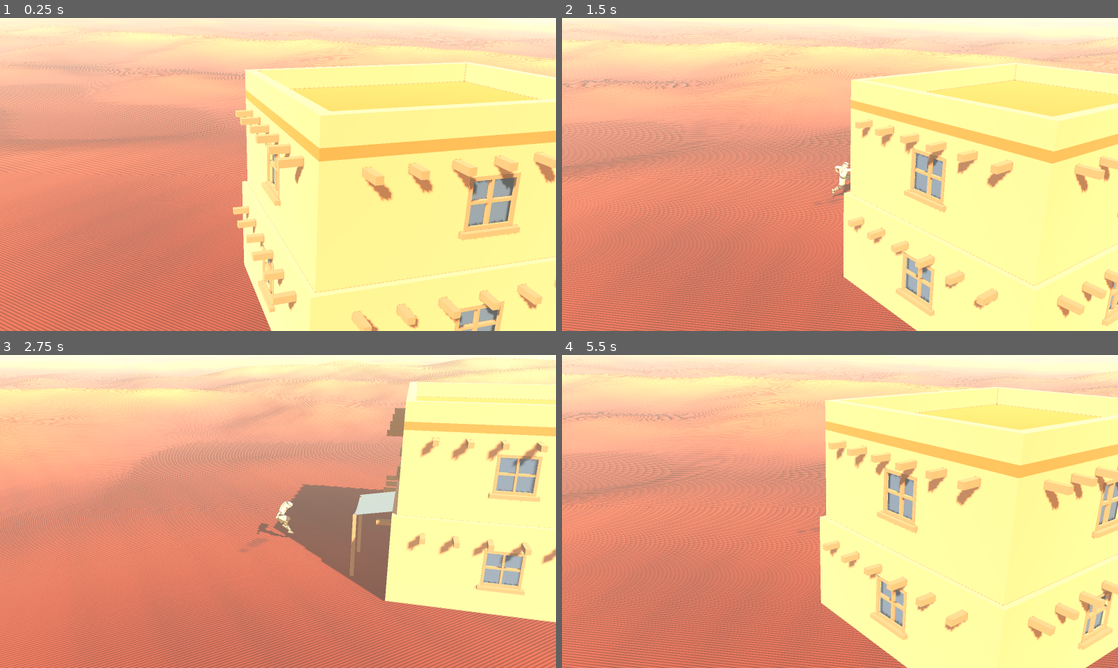
Above: before the commit, frames 1-4 (two rows, left to right).
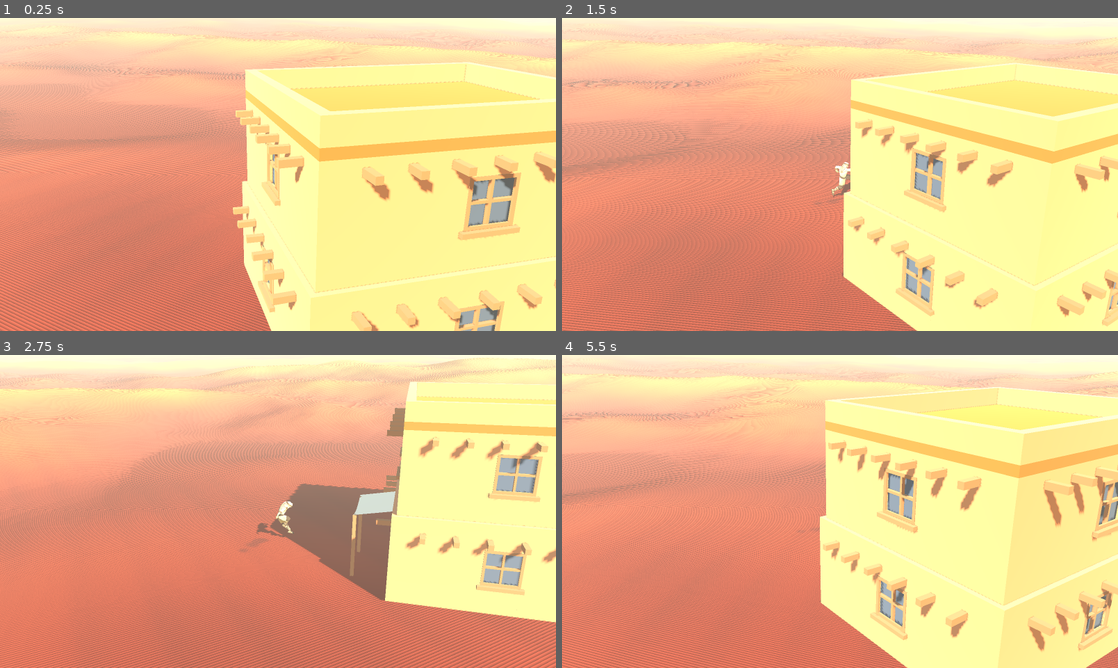
Above: after the commit, the same moments.

Repository: jmelvin92/shaiba
Game: Godot game, scene res://scenes/world/world.tscn
Two runs of this game, one before a commit and one after it. Both use one fixed random seed, a clock stepped at 60 frames per second and the inputs below.
Inputs (mouse positions are in pixels of both pictures, inside the frame that each line leads up to):
- Up to frame 1 (0.25 s): no input
- Up to frame 2 (1.5 s): move the mouse to (962, 158) at 0.52 s; hold D (move_right) 0.53-1.25 s; tap Space (jump) at 0.6, 0.77, 1.07 s; click (962, 158) at 0.67 s; drag from (728, 190) to (812, 237) at 1.27 s
- Up to frame 3 (2.75 s): move the mouse to (333, 442) at 2.02 s; hold D (move_right) from 2.03 s (still down); hold Mouse wheel up (camera_zoom_in) from 2.03 s (still down); tap Space (jump) at 2.3 s
- Up to frame 4 (5.5 s): release D (move_right) at 2.75 s; release Mouse wheel up (camera_zoom_in) at 2.75 s; drag from (812, 574) to (673, 464) at 2.77 s; move the mouse to (1006, 558) at 3.52 s; hold A (move_left) 3.53-4.25 s; hold Ctrl (crouch) 3.53-4.25 s; tap Space (jump) at 3.77, 3.8, 4.07, 5.3 s; drag from (673, 464) to (756, 433) at 4.27 s; move the mouse to (867, 511) at 5.02 s; hold [ (debug_time_back) from 5.03 s (still down); hold Shift (sprint) from 5.03 s (still down); click (867, 511) at 5.17 s

The runs differ from the first frame. In frame 1, 16% of the frame differs, in the area x 0-100%, y 4-100%; in frame 2, 10%; in frame 3, 19%, in the area x 0-100%, y 0-100%; in frame 4, 14%.

Commit message:
Add the day-night cycle: sun arc, sky/fog keyframes, moon, darkness ladder
Co-Authored-By: Claude Fable 5 <noreply@anthropic.com>

Diff:
--- /dev/null
+++ b/scenes/world/desert_environment.gd
@@ -0,0 +1,196 @@
+class_name DesertEnvironment
+extends Node3D
+## Drives the day-night cycle: samples `Game.time_of_day` each frame and sets
+## the Sun's arc/color/energy, the Moon, the four ProceduralSkyMaterial colors
+## and the fog color from a keyframed lighting table (Phase 6.5 piece 2).
+##
+## Two contracts hold at every hour:
+## - 16:00 reproduces the pre-cycle committed golden-hour light *exactly* —
+##   the sun arc is calibrated backward from that anchor (CAL_*), and the
+##   16:00 keyframe stores those committed values verbatim.
+## - `fog_light_color` equals the sky horizon color, so the far dunes melt
+##   into the haze at night exactly as they do by day (the Phase 4 horizon
+##   contract — the streaming edge must never become visible).
+##
+## Ambient needs nothing here: the Environment's ambient source is the sky
+## background, so darkening the sky darkens the world by itself.
+## `tools/verify_cycle.gd` is the executable gate for all of it.
+
+## One keyframe of the lighting day: sky top/horizon, sun color and energy.
+class LightKey:
+	var hour: float
+	var top: Color
+	var horizon: Color
+	var sun: Color
+	var energy: float
+
+	func _init(h: float, t: Color, hz: Color, s: Color, e: float) -> void:
+		hour = h
+		top = t
+		horizon = hz
+		sun = s
+		energy = e
+
+
+## The committed pre-cycle light, reproduced exactly at CAL_HOUR: sun pitched
+## 40° down at yaw 30°, #FFE9C4 at energy 1.2, under today's sky colors.
+const CAL_HOUR: float = 16.0
+const CAL_ELEVATION_DEG: float = 40.0
+const CAL_YAW_DEG: float = -30.0
+const CAL_SUN_COLOR: Color = Color("FFE9C4")
+const CAL_SUN_ENERGY: float = 1.2
+
+const DAY_TOP: Color = Color("8FB8C9")
+const DAY_HORIZON: Color = Color("FFEFD6")
+## The sky material's ground hemisphere at full daylight (today's committed
+## value); it dims with the horizon's luminance through the night.
+const DAY_GROUND_BOTTOM: Color = Color("C4914E")
+
+## Night sky anchors — `night_darkness` blends the whole night between them.
+const MOONLIT_TOP: Color = Color("34455E")
+const MOONLIT_HORIZON: Color = Color("4A5E7A")
+const DARK_TOP: Color = Color("101828")
+const DARK_HORIZON: Color = Color("1F2B44")
+const MOONLIT_MOON_ENERGY: float = 0.32
+const DARK_MOON_ENERGY: float = 0.06
+
+## The sun sweeps this much yaw between sunrise and sunset.
+const SUN_YAW_SPAN_DEG: float = 180.0
+const MOON_MAX_ELEVATION_DEG: float = 50.0
+const MOON_YAW_RISE_DEG: float = -100.0
+const MOON_YAW_SPAN_DEG: float = 160.0
+## The moon fades in/out over this many game hours at the night's edges.
+const MOON_FADE_HOURS: float = 1.0
+
+## Skip re-applying when time moved less than this (game hours): sky radiance
+## regenerates on every material change, and at normal speed 0.002 h is a
+## refresh every ~0.12 real seconds — far below a visible color step.
+const APPLY_EPSILON: float = 0.002
+
+## 0 = bright moonlit night, 1 = properly dark. Joshua picks from the ladder.
+@export_range(0.0, 1.0, 0.01) var night_darkness: float = 0.35:
+	set(value):
+		night_darkness = clampf(value, 0.0, 1.0)
+		_rebuild_keys()
+		_apply_now()
+
+@onready var _sun: DirectionalLight3D = $Sun
+@onready var _moon: DirectionalLight3D = $Moon
+@onready var _environment: Environment = ($WorldEnvironment as WorldEnvironment).environment
+@onready var _sky: ProceduralSkyMaterial = _environment.sky.sky_material as ProceduralSkyMaterial
+
+## The Game autoload, fetched the guarded way so the scene stays standalone-
+## safe (F6, --script tools). Without it the cycle holds the 16:00 look.
+@onready var _game: Node = get_node_or_null(^"/root/Game")
+
+var _keys: Array[LightKey] = []
+var _applied_hour: float = -1.0
+## Solved in _ready so that the arc passes through CAL_ELEVATION at CAL_HOUR.
+var _max_elevation_deg: float = 0.0
+var _sunrise: float = 5.75
+var _sunset: float = 18.5
+
+
+func _ready() -> void:
+	if _game != null:
+		_sunrise = _game.SUNRISE_HOUR
+		_sunset = _game.SUNSET_HOUR
+	var cal_u: float = (CAL_HOUR - _sunrise) / (_sunset - _sunrise)
+	_max_elevation_deg = CAL_ELEVATION_DEG / sin(PI * cal_u)
+	_rebuild_keys()
+	_apply_now()
+
+
+func _physics_process(_delta: float) -> void:
+	var hour: float = CAL_HOUR if _game == null else _game.time_of_day
+	if absf(hour - _applied_hour) < APPLY_EPSILON:
+		return
+	apply_time(hour)
+
+
+## Sets every light/sky/fog property for [param hour]. Public so tools
+## (ladders, verify) can drive the cycle without a clock.
+func apply_time(hour: float) -> void:
+	var h: float = fposmod(hour, 24.0)
+	_applied_hour = h
+	var key: LightKey = _blend_keys(h)
+
+	_sky.sky_top_color = key.top
+	_sky.sky_horizon_color = key.horizon
+	_sky.ground_horizon_color = key.horizon
+	var ground_dim: float = clampf(
+		key.horizon.get_luminance() / DAY_HORIZON.get_luminance(), 0.05, 1.0)
+	_sky.ground_bottom_color = DAY_GROUND_BOTTOM * Color(ground_dim, ground_dim, ground_dim)
+	_environment.fog_light_color = key.horizon
+
+	var day_u: float = (h - _sunrise) / (_sunset - _sunrise)
+	_sun.rotation_degrees = Vector3(
+		-_max_elevation_deg * sin(PI * clampf(day_u, 0.0, 1.0)),
+		CAL_YAW_DEG + (clampf(day_u, 0.0, 1.0) - (CAL_HOUR - _sunrise) / (_sunset - _sunrise))
+			* SUN_YAW_SPAN_DEG,
+		0.0)
+	_sun.light_color = key.sun
+	var below_horizon: bool = day_u < 0.0 or day_u > 1.0
+	_sun.light_energy = 0.0 if below_horizon else key.energy
+	_sun.visible = _sun.light_energy > 0.001
+
+	_apply_moon(h)
+
+
+func _apply_moon(h: float) -> void:
+	var night_length: float = 24.0 - (_sunset - _sunrise)
+	var night_u: float = fposmod(h - _sunset, 24.0) / night_length
+	if night_u < 0.0 or night_u > 1.0:
+		_moon.light_energy = 0.0
+		_moon.visible = false
+		return
+	_moon.rotation_degrees = Vector3(
+		-MOON_MAX_ELEVATION_DEG * sin(PI * night_u),
+		MOON_YAW_RISE_DEG + night_u * MOON_YAW_SPAN_DEG,
+		0.0)
+	var fade: float = clampf(
+		minf(night_u, 1.0 - night_u) * night_length / MOON_FADE_HOURS, 0.0, 1.0)
+	_moon.light_energy = lerpf(MOONLIT_MOON_ENERGY, DARK_MOON_ENERGY, night_darkness) * fade
+	_moon.visible = _moon.light_energy > 0.001
+
+
+## Linear blend between the two keyframes bracketing [param h], wrapping
+## midnight (the 19:30 → 04:45 stretch is constant night by construction).
+func _blend_keys(h: float) -> LightKey:
+	var count: int = _keys.size()
+	var next_i: int = 0
+	while next_i < count and _keys[next_i].hour < h:
+		next_i += 1
+	var prev: LightKey = _keys[(next_i - 1 + count) % count]
+	var next: LightKey = _keys[next_i % count]
+	var span: float = fposmod(next.hour - prev.hour, 24.0)
+	var t: float = 0.0 if span == 0.0 else fposmod(h - prev.hour, 24.0) / span
+	return LightKey.new(
+		h,
+		prev.top.lerp(next.top, t),
+		prev.horizon.lerp(next.horizon, t),
+		prev.sun.lerp(next.sun, t),
+		lerpf(prev.energy, next.energy, t))
+
+
+func _rebuild_keys() -> void:
+	var night_top: Color = MOONLIT_TOP.lerp(DARK_TOP, night_darkness)
+	var night_horizon: Color = MOONLIT_HORIZON.lerp(DARK_HORIZON, night_darkness)
+	_keys = [
+		LightKey.new(4.75, night_top, night_horizon, Color("FFB36B"), 0.0),
+		LightKey.new(5.75, Color("5A7192"), Color("E8A06A"), Color("FFB36B"), 0.0),
+		LightKey.new(6.5, Color("7FA6BC"), Color("FFE3BC"), Color("FFDCA8"), 1.05),
+		LightKey.new(12.0, DAY_TOP, DAY_HORIZON, Color("FFF3DC"), 1.3),
+		LightKey.new(CAL_HOUR, DAY_TOP, DAY_HORIZON, CAL_SUN_COLOR, CAL_SUN_ENERGY),
+		LightKey.new(17.5, Color("86A3BE"), Color("FFDCAB"), Color("FFCE96"), 1.1),
+		LightKey.new(18.5, Color("5C6E96"), Color("F0975C"), Color("FF9E63"), 0.0),
+		LightKey.new(19.5, night_top, night_horizon, Color("FF9E63"), 0.0),
+	]
+
+
+func _apply_now() -> void:
+	if not is_node_ready():
+		return
+	var hour: float = _applied_hour if _applied_hour >= 0.0 else CAL_HOUR
+	_applied_hour = -1.0
+	apply_time(hour)
--- a/scenes/world/desert_environment.tscn
+++ b/scenes/world/desert_environment.tscn
@@ -1,4 +1,6 @@
-[gd_scene load_steps=4 format=3]
+[gd_scene load_steps=5 format=3]
+
+[ext_resource type="Script" path="res://scenes/world/desert_environment.gd" id="1_denv"]
 
 [sub_resource type="ProceduralSkyMaterial" id="ProceduralSkyMaterial_sky"]
 sky_top_color = Color(0.560784, 0.721569, 0.788235, 1)
@@ -20,6 +22,7 @@
 fog_sky_affect = 0.0
 
 [node name="DesertEnvironment" type="Node3D"]
+script = ExtResource("1_denv")
 
 [node name="WorldEnvironment" type="WorldEnvironment" parent="."]
 environment = SubResource("Environment_env")
@@ -30,3 +33,11 @@
 light_energy = 1.2
 shadow_enabled = true
 directional_shadow_max_distance = 130.0
+
+[node name="Moon" type="DirectionalLight3D" parent="."]
+transform = Transform3D(1, 0, 0, 0, 0.707107, 0.707107, 0, -0.707107, 0.707107, 0, 12, 0)
+visible = false
+light_color = Color(0.74902, 0.823529, 0.909804, 1)
+light_energy = 0.0
+shadow_enabled = true
+directional_shadow_max_distance = 130.0
--- /dev/null
+++ b/tools/shoot_daynight.gd
@@ -0,0 +1,145 @@
+extends SceneTree
+## Day-night ladder shots for Joshua (Phase 6.5 piece 2): one streamed world,
+## two vantages (open dunes, the homestead), photographed through the day and
+## at four night_darkness rungs so the night's character is picked from real
+## frames, not descriptions.
+##
+## A clock node named "Game" is injected before the level loads (autoloads
+## don't run under --script), frozen, and stepped per shot — the environment
+## follows it exactly as it follows the real autoload in the game.
+##
+## Run windowed (macOS stops drawing occluded windows — keep re-focusing):
+##   Godot --path . --script res://tools/shoot_daynight.gd -- <outdir>
+
+## label -> hour. The day sweep runs at DEFAULT_DARKNESS.
+const DAY_SWEEP: Dictionary = {
+	"0545_sunrise": 5.75,
+	"0630_dawn": 6.4,
+	"0800_morning": 8.0,
+	"1200_noon": 12.0,
+	"1600_golden": 16.0,
+	"1745_dusk": 17.75,
+	"1825_sunset": 18.4,
+	"1915_nightfall": 19.25,
+}
+const NIGHT_HOUR: float = 23.0
+const DARKNESS_RUNGS: Array[float] = [0.0, 0.35, 0.65, 1.0]
+const DEFAULT_DARKNESS: float = 0.35
+
+const LOAD_RADIUS: int = 5
+const SEARCH_EXTENT: float = 400.0
+const SEARCH_STEP: float = 8.0
+## Frames to let the sky/shadows settle after a time jump before capturing.
+const SETTLE_FRAMES: int = 20
+
+var _outdir: String = ""
+var _clock: Node = null
+var _level: Node3D = null
+var _env: DesertEnvironment = null
+var _player: Player = null
+var _manager: ChunkManager = null
+
+
+func _init() -> void:
+	process_frame.connect(_start)
+
+
+func _start() -> void:
+	process_frame.disconnect(_start)
+	await _run()
+	quit(0)
+
+
+func _run() -> void:
+	var args: PackedStringArray = OS.get_cmdline_user_args()
+	if args.is_empty():
+		push_error("usage: -- <outdir>")
+		return
+	_outdir = args[0]
+	DirAccess.make_dir_recursive_absolute(_outdir)
+
+	# The Game autoload DOES run under --script (verified 2026-08-15 —
+	# shoot_desert_look's older comment predates this); injecting a second
+	# node named "Game" gets auto-renamed and the environment keeps
+	# listening to the real one. Use the autoload when present.
+	_clock = root.get_node_or_null(^"/root/Game")
+	if _clock == null:
+		_clock = (load("res://autoload/game.gd") as GDScript).new()
+		_clock.name = "Game"
+		root.add_child(_clock)
+	_clock.time_paused = true
+
+	_level = (load("res://scenes/world/world.tscn") as PackedScene).instantiate() as Node3D
+	_manager = _level.find_child("ChunkManager", true, false) as ChunkManager
+	_manager.load_radius = LOAD_RADIUS
+	_manager.unload_radius = LOAD_RADIUS + 1
+	root.add_child(_level)
+	await physics_frame
+	_env = _level.find_child("DesertEnvironment", true, false) as DesertEnvironment
+	_env.night_darkness = DEFAULT_DARKNESS
+	_player = _level.find_child("Player", true, false) as Player
+
+	var terrain: TerrainSettings = _manager.get_terrain()
+	var dune_vantage: Vector2 = _find_vantage(terrain)
+	var homestead: Vector2 = terrain.get_homestead_center()
+	# Stand in the courtyard, camera looking across the house toward -Z.
+	var homestead_vantage: Vector2 = homestead + Vector2(0.0, 14.0)
+
+	await _move_to(dune_vantage, terrain)
+	for label: String in DAY_SWEEP:
+		await _shoot(float(DAY_SWEEP[label]), "day_%s" % label)
+	for rung: float in DARKNESS_RUNGS:
+		_env.night_darkness = rung
+		await _shoot(NIGHT_HOUR, "night_dunes_%03d" % roundi(rung * 100.0))
+
+	await _move_to(homestead_vantage, terrain)
+	_env.night_darkness = DEFAULT_DARKNESS
+	await _shoot(16.0, "home_1600_golden")
+	for rung: float in DARKNESS_RUNGS:
+		_env.night_darkness = rung
+		await _shoot(NIGHT_HOUR, "night_home_%03d" % roundi(rung * 100.0))
+
+	_level.free()
+
+
+func _move_to(spot: Vector2, terrain: TerrainSettings) -> void:
+	_player.global_position = Vector3(
+		spot.x, terrain.get_surface_height(spot) + 0.1, spot.y)
+	_player.reset_physics_interpolation()
+	_manager.set_tracked(_player)
+	(_level.find_child("CameraRig", true, false) as CameraRig).snap_to_target()
+	for i: int in range(360):
+		await physics_frame
+		if _manager.get_pending_count() == 0 and i > 30:
+			break
+
+
+func _shoot(hour: float, shot_name: String) -> void:
+	_clock.set_time_of_day(hour)
+	for _i: int in SETTLE_FRAMES:
+		await physics_frame
+	await RenderingServer.frame_post_draw
+	var image: Image = root.get_viewport().get_texture().get_image()
+	var path: String = _outdir.path_join("%s.png" % shot_name)
+	image.save_png(path)
+	print("saved ", path)
+
+
+## The deepest hollow with dune rises ahead toward -Z (shoot_desert_look's
+## vantage logic, single-purpose copy).
+func _find_vantage(terrain: TerrainSettings) -> Vector2:
+	var best: Vector2 = Vector2.ZERO
+	var best_score: float = -INF
+	for x: float in range(-SEARCH_EXTENT, SEARCH_EXTENT, SEARCH_STEP):
+		for z: float in range(-SEARCH_EXTENT, SEARCH_EXTENT, SEARCH_STEP):
+			var at: Vector2 = Vector2(x, z)
+			var here: float = terrain.get_surface_height(at)
+			var ahead_max: float = -INF
+			for d: float in range(60, 401, 20):
+				ahead_max = maxf(ahead_max, terrain.get_surface_height(at + Vector2(0.0, -d)))
+			var score: float = ahead_max - here
+			if score > best_score:
+				best_score = score
+				best = at
+	print("vantage (%.0f, %.0f): %.1f m of dune ahead" % [best.x, best.y, best_score])
+	return best
--- /dev/null
+++ b/tools/verify_cycle.gd
@@ -0,0 +1,210 @@
+extends SceneTree
+## Phase 6.5 piece 2's quality gate as a runnable script.
+##
+## Default mode, headless:
+##   Godot --headless --path . --script res://tools/verify_cycle.gd
+## asserts: a standalone desert_environment reproduces the committed 16:00
+## golden-hour light exactly (autoloads don't run under --script, so this is
+## also the no-Game fallback test); a full-day sweep at 0.005 h steps has no
+## discontinuity in sun direction, colors or energy; fog color equals the sky
+## horizon color at every step (the Phase 4 horizon-melt contract); the sun is
+## never lit below the horizon; sun and moon are never both lit; and the
+## night_darkness rungs order night luminance and moon energy monotonically.
+##
+## Perf mode, run windowed:
+##   Godot --path . --script res://tools/verify_cycle.gd -- --perf
+## streams the real world with a fast clock (full day in ~24 s) so the sky
+## re-renders continuously, and prints average fps / worst frame over 600
+## frames for comparison against the Phase 6 baseline (119 fps, worst 8.55 ms).
+
+const SWEEP_STEP: float = 0.005
+## Per-SWEEP_STEP continuity bounds, far above the real rates (sun direction
+## moves ~0.09°/step at its fastest) but far below anything visible as a pop.
+const MAX_SUN_STEP_DEG: float = 0.5
+const MAX_COLOR_STEP: float = 0.02
+const MAX_ENERGY_STEP: float = 0.05
+const DARKNESS_RUNGS: Array[float] = [0.0, 0.35, 0.65, 1.0]
+
+## The committed pre-cycle Sun basis (desert_environment.tscn before piece 2).
+const CAL_BASIS: Basis = Basis(
+	Vector3(0.866025, 0.0, 0.5),
+	Vector3(0.321394, 0.766044, -0.55667),
+	Vector3(-0.383022, 0.642788, 0.663414))
+
+var _failures: PackedStringArray = []
+
+
+func _init() -> void:
+	process_frame.connect(_start)
+
+
+func _start() -> void:
+	process_frame.disconnect(_start)
+	if OS.get_cmdline_user_args().has("--perf"):
+		await _perf()
+	else:
+		await _run()
+	print("")
+	if _failures.is_empty():
+		print("verify_cycle: all checks passed")
+		quit(0)
+	else:
+		for line: String in _failures:
+			print("FAIL  " + line)
+		quit(1)
+
+
+func _check(ok: bool, what: String) -> void:
+	if not ok:
+		_failures.append(what)
+
+
+func _make_environment() -> DesertEnvironment:
+	var env: DesertEnvironment = (
+		load("res://scenes/world/desert_environment.tscn") as PackedScene
+	).instantiate() as DesertEnvironment
+	root.add_child(env)
+	return env
+
+
+func _run() -> void:
+	await process_frame
+	_golden_hour_reproduction()
+	_full_day_sweep()
+	_darkness_rungs()
+
+
+## Standalone (no Game): the scene must hold the committed 16:00 light.
+func _golden_hour_reproduction() -> void:
+	var env: DesertEnvironment = _make_environment()
+	var sun: DirectionalLight3D = env.get_node("Sun") as DirectionalLight3D
+	var basis_err: float = 0.0
+	for axis: int in 3:
+		basis_err = maxf(basis_err, (sun.basis[axis] - CAL_BASIS[axis]).length())
+	_check(basis_err < 0.002, "16:00 sun basis is off by %.4f" % basis_err)
+	_check(is_equal_approx(sun.light_energy, 1.2), "16:00 sun energy %.3f, wanted 1.2" % sun.light_energy)
+	_check(sun.light_color.is_equal_approx(Color("FFE9C4")), "16:00 sun color %s" % sun.light_color)
+	var sky: ProceduralSkyMaterial = _sky_of(env)
+	var environment: Environment = _environment_of(env)
+	_check(sky.sky_top_color.is_equal_approx(Color(0.560784, 0.721569, 0.788235)),
+		"16:00 sky top %s" % sky.sky_top_color)
+	_check(sky.sky_horizon_color.is_equal_approx(Color(1, 0.937255, 0.839216)),
+		"16:00 sky horizon %s" % sky.sky_horizon_color)
+	_check(sky.ground_bottom_color.is_equal_approx(Color(0.768627, 0.568627, 0.305882)),
+		"16:00 ground bottom %s" % sky.ground_bottom_color)
+	_check(environment.fog_light_color.is_equal_approx(Color(1, 0.937255, 0.839216)),
+		"16:00 fog color %s" % environment.fog_light_color)
+	var moon: DirectionalLight3D = env.get_node("Moon") as DirectionalLight3D
+	_check(not moon.visible and moon.light_energy == 0.0, "16:00 moon is lit")
+	env.free()
+
+
+## Fine-step full-day sweep: continuity + the standing contracts.
+func _full_day_sweep() -> void:
+	var env: DesertEnvironment = _make_environment()
+	var sun: DirectionalLight3D = env.get_node("Sun") as DirectionalLight3D
+	var moon: DirectionalLight3D = env.get_node("Moon") as DirectionalLight3D
+	var sky: ProceduralSkyMaterial = _sky_of(env)
+	var environment: Environment = _environment_of(env)
+
+	var prev_dir: Vector3 = Vector3.ZERO
+	var prev_energy: float = -1.0
+	var prev_horizon: Color = Color.BLACK
+	var prev_top: Color = Color.BLACK
+	var worst_sun_step: float = 0.0
+	var worst_color_step: float = 0.0
+	var worst_energy_step: float = 0.0
+	var steps: int = int(24.0 / SWEEP_STEP)
+	for i: int in steps + 1:
+		var h: float = fposmod(float(i) * SWEEP_STEP, 24.0)
+		env.apply_time(h)
+		if not environment.fog_light_color.is_equal_approx(sky.sky_horizon_color):
+			_check(false, "fog color detached from sky horizon at %.3f h" % h)
+			break
+		var elevation: float = -sun.rotation_degrees.x
+		if sun.light_energy > 0.0:
+			_check(elevation > -0.01, "sun lit at elevation %.2f° (%.3f h)" % [elevation, h])
+		if sun.light_energy > 0.01 and moon.light_energy > 0.01:
+			_check(false, "sun and moon both lit at %.3f h" % h)
+			break
+		var dir: Vector3 = -sun.basis.z
+		if i > 0 and sun.visible:
+			if prev_dir != Vector3.ZERO:
+				worst_sun_step = maxf(worst_sun_step, rad_to_deg(prev_dir.angle_to(dir)))
+			worst_energy_step = maxf(worst_energy_step, absf(sun.light_energy - prev_energy))
+		if i > 0:
+			worst_color_step = maxf(worst_color_step, _color_step(prev_horizon, sky.sky_horizon_color))
+			worst_color_step = maxf(worst_color_step, _color_step(prev_top, sky.sky_top_color))
+		prev_dir = dir if sun.visible else Vector3.ZERO
+		prev_energy = sun.light_energy
+		prev_horizon = sky.sky_horizon_color
+		prev_top = sky.sky_top_color
+	_check(worst_sun_step < MAX_SUN_STEP_DEG,
+		"sun direction jumped %.3f° in one step (bound %.1f°)" % [worst_sun_step, MAX_SUN_STEP_DEG])
+	_check(worst_color_step < MAX_COLOR_STEP,
+		"sky color jumped %.4f in one step (bound %.2f)" % [worst_color_step, MAX_COLOR_STEP])
+	_check(worst_energy_step < MAX_ENERGY_STEP,
+		"sun energy jumped %.4f in one step (bound %.2f)" % [worst_energy_step, MAX_ENERGY_STEP])
+	print("sweep: worst sun step %.3f°, color step %.4f, energy step %.4f" % [
+		worst_sun_step, worst_color_step, worst_energy_step])
+	env.free()
+
+
+## Deeper night_darkness must mean darker night sky and dimmer moon.
+func _darkness_rungs() -> void:
+	var env: DesertEnvironment = _make_environment()
+	var sky: ProceduralSkyMaterial = _sky_of(env)
+	var moon: DirectionalLight3D = env.get_node("Moon") as DirectionalLight3D
+	var prev_lum: float = INF
+	var prev_moon: float = INF
+	for rung: float in DARKNESS_RUNGS:
+		env.night_darkness = rung
+		env.apply_time(23.0)
+		var lum: float = sky.sky_horizon_color.get_luminance()
+		_check(lum < prev_lum, "night luminance not monotonic at darkness %.2f" % rung)
+		_check(moon.light_energy < prev_moon, "moon energy not monotonic at darkness %.2f" % rung)
+		prev_lum = lum
+		prev_moon = moon.light_energy
+	env.free()
+
+
+func _color_step(a: Color, b: Color) -> float:
+	return maxf(maxf(absf(a.r - b.r), absf(a.g - b.g)), absf(a.b - b.b))
+
+
+func _sky_of(env: DesertEnvironment) -> ProceduralSkyMaterial:
+	return _environment_of(env).sky.sky_material as ProceduralSkyMaterial
+
+
+func _environment_of(env: DesertEnvironment) -> Environment:
+	return (env.get_node("WorldEnvironment") as WorldEnvironment).environment
+
+
+## Windowed: the real world streaming while a fast clock sweeps the whole day.
+func _perf() -> void:
+	# Use the real autoload when it's there (it does run under --script);
+	# a second node named "Game" would be auto-renamed and ignored.
+	var clock: Node = root.get_node_or_null(^"/root/Game")
+	if clock == null:
+		clock = (load("res://autoload/game.gd") as GDScript).new()
+		clock.name = "Game"
+		root.add_child(clock)
+	clock.day_length_minutes = 0.4
+	var level: Node3D = (
+		load("res://scenes/world/world.tscn") as PackedScene).instantiate() as Node3D
+	root.add_child(level)
+	for i: int in 240:
+		await physics_frame
+	var frames: int = 600
+	var worst_ms: float = 0.0
+	var start_usec: int = Time.get_ticks_usec()
+	var last_usec: int = start_usec
+	for i: int in frames:
+		await process_frame
+		var now: int = Time.get_ticks_usec()
+		worst_ms = maxf(worst_ms, float(now - last_usec) / 1000.0)
+		last_usec = now
+	var total_s: float = float(last_usec - start_usec) / 1000000.0
+	print("perf: %.0f fps average, worst frame %.2f ms over %d frames (full day each 24 s)" % [
+		float(frames) / total_s, worst_ms, frames])
+	level.free()
